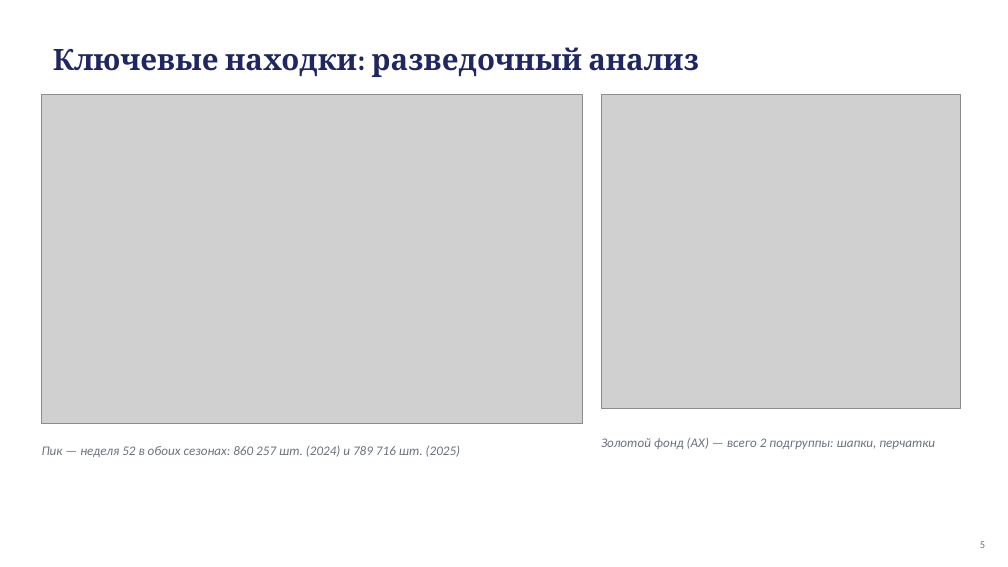
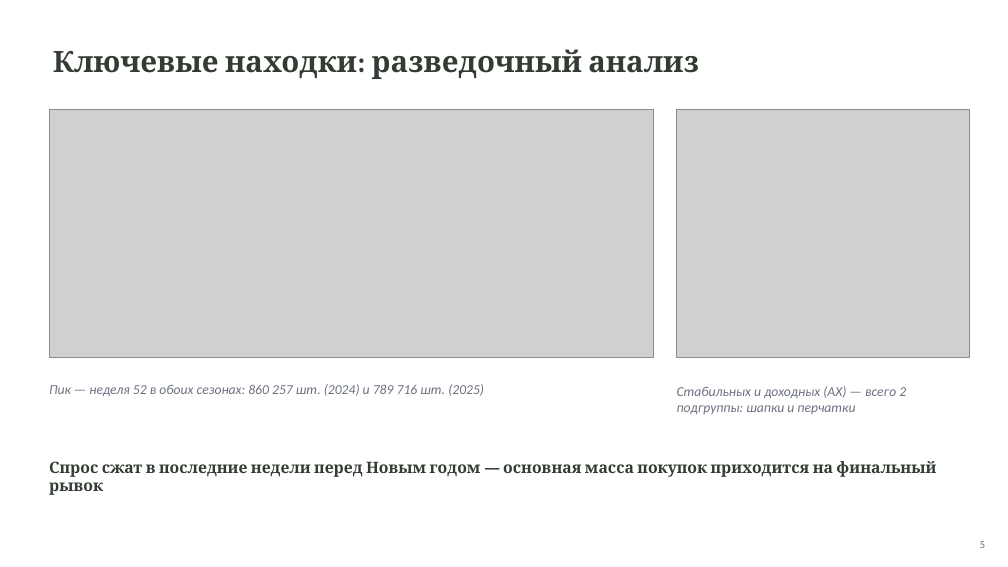
Before and after one commit to AnastasiyaEremina/final_project_hse_eremina, a slide deck: slide 5 of presentation/presentation.pptx. Drawn at 1008x567 pixels with LibreOffice and Linux fonts; fonts in the diff are those of the drawing; grey boxes stand for pictures. Boxes give left, top, right and bottom in pixels: in the first picture for what was removed or moved away, otherwise in the second. Text is boxed around its words. In the diff, an @@ line names an element or a change of style, - is before the commit and + after.

```diff
--- a/presentation/presentation.pptx
+++ b/presentation/presentation.pptx
@@ text "Ключевые находки: разведочный анализ" at bbox=[53, 49, 699, 79]: text colour #1E2761 to #323C32 @@
@@ picture: place and size @@
-picture at bbox=[42, 95, 582, 423]
+picture at bbox=[49, 110, 653, 358]
@@ picture: place and size @@
-picture at bbox=[601, 95, 960, 408]
+picture at bbox=[676, 110, 969, 358]
@@ text "Пик — неделя 52 в ...": place and size @@
-text "Пик — неделя 52 в ..." at bbox=[42, 445, 461, 457]
+text "Пик — неделя 52 в ..." at bbox=[49, 384, 484, 396]
@@ text "Пик — неделя 52 в ..." at bbox=[49, 384, 484, 396]: size 12.5 to 13 pt @@
@@ text at bbox=[677, 386, 906, 414]: text changed; size 12.5 to 13 pt @@
-Золотой фонд (AX) — всего 2 подгруппы: шапки, перчатки
+Стабильных и доходных (AX) — всего 2 подгруппы: шапки и перчатки
@@ text added at bbox=[49, 461, 936, 495], 15 pt, text #323C32, bold @@
+Спрос сжат в последние недели перед Новым годом — основная масса покупок приходится на финальный рывок
```
Also in this commit, not shown: 5 other slides changed, 6 slides added, 3 slides removed, 13 other files.
